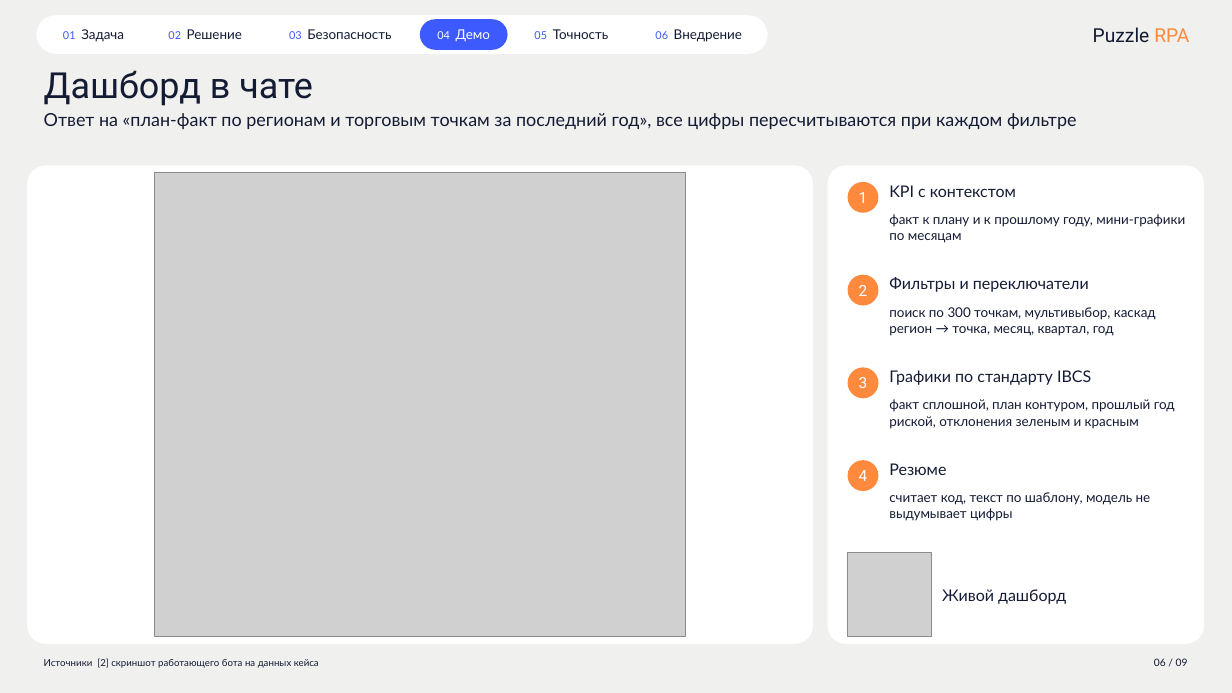
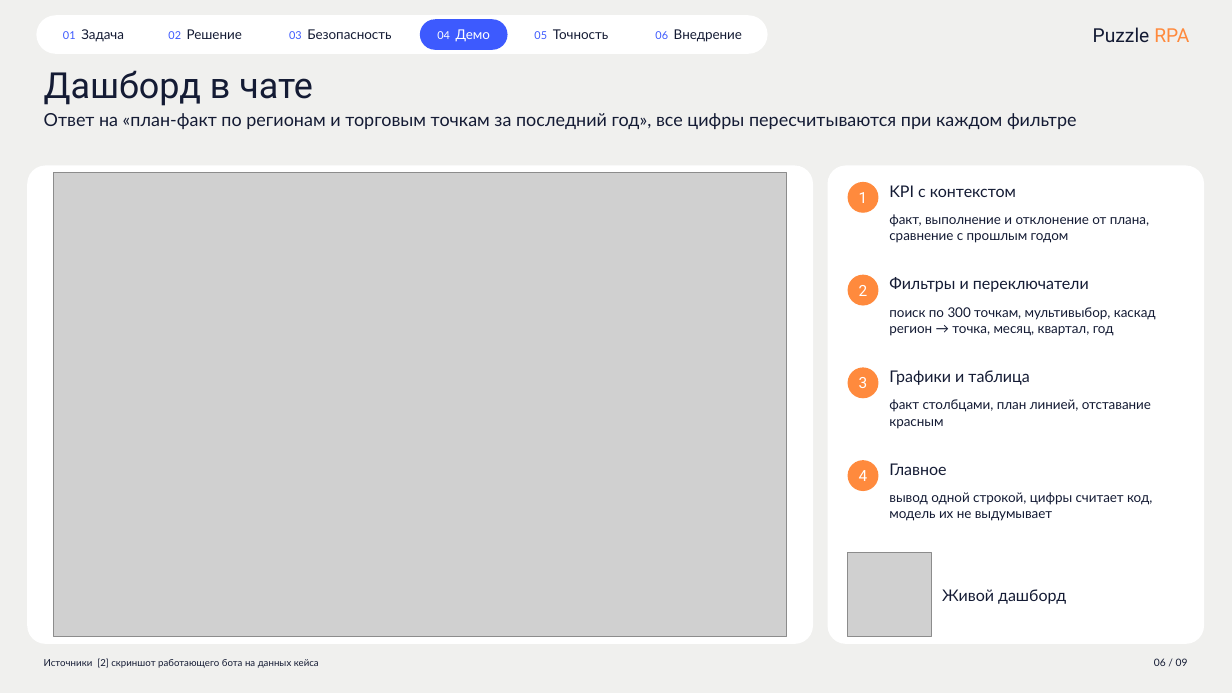
Before and after one commit to alkornilovich/Cases, a slide deck: slide 6 of sk-challenge-puzzle-bi-bot/presentation/Puzzle_BI_чат-бот.pptx. Drawn at 1232x693 pixels with LibreOffice and Linux fonts; fonts in the diff are those of the drawing; grey boxes stand for pictures. Boxes give left, top, right and bottom in pixels: in the first picture for what was removed or moved away, otherwise in the second. Text is boxed around its words. In the diff, an @@ line names an element or a change of style, - is before the commit and + after.

```diff
--- a/sk-challenge-puzzle-bi-bot/presentation/Puzzle_BI_чат-бот.pptx
+++ b/sk-challenge-puzzle-bi-bot/presentation/Puzzle_BI_чат-бот.pptx
@@ picture: place and size @@
-picture at <box>154,173,686,637</box>
+picture at <box>54,173,787,637</box>
@@ text at <box>889,214,1149,243</box>: text changed @@
-факт к плану и к прошлому году, мини-графики по месяцам
+факт, выполнение и отклонение от плана, сравнение с прошлым годом
@@ text at <box>889,370,1029,385</box>: text changed @@
-Графики по стандарту IBCS
+Графики и таблица
@@ text at <box>889,399,1151,429</box>: text changed @@
-факт сплошной, план контуром, прошлый год риской, отклонения зеленым и красным
+факт столбцами, план линией, отставание красным
@@ text at <box>889,463,946,475</box>: text changed @@
-Резюме
+Главное
@@ text at <box>889,492,1152,521</box>: text changed @@
-считает код, текст по шаблону, модель не выдумывает цифры
+вывод одной строкой, цифры считает код, модель их не выдумывает
```
Also in this commit, not shown: 1 other slide changed, 4 other files.
